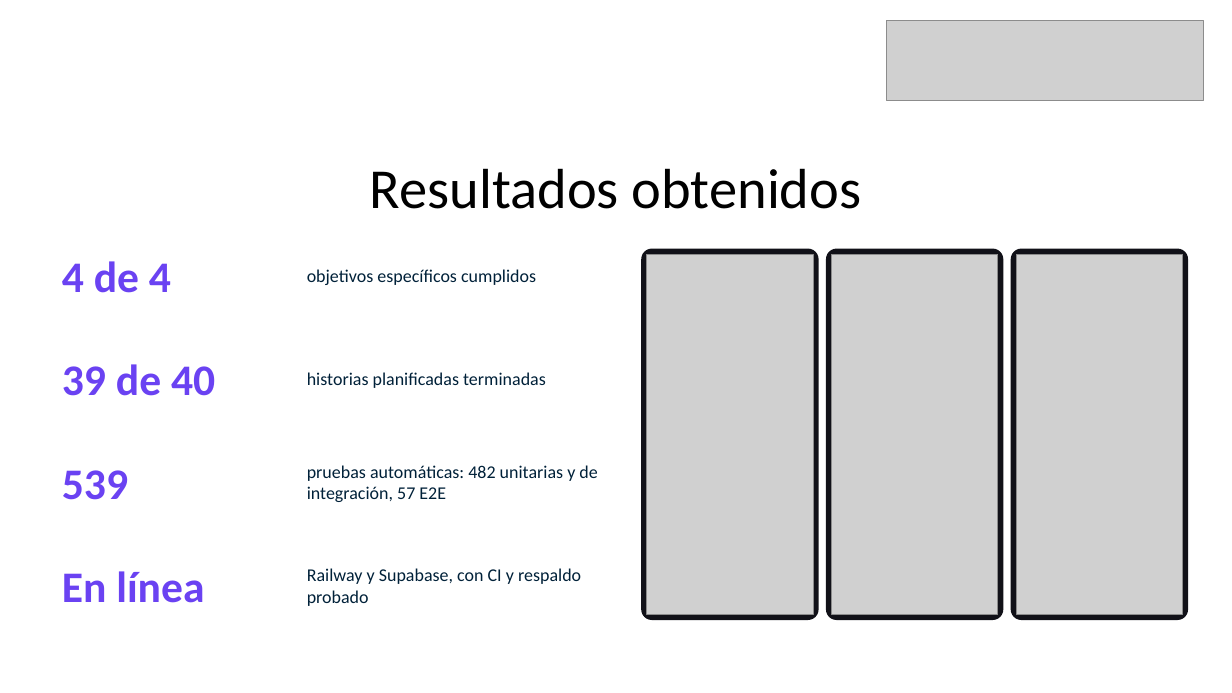
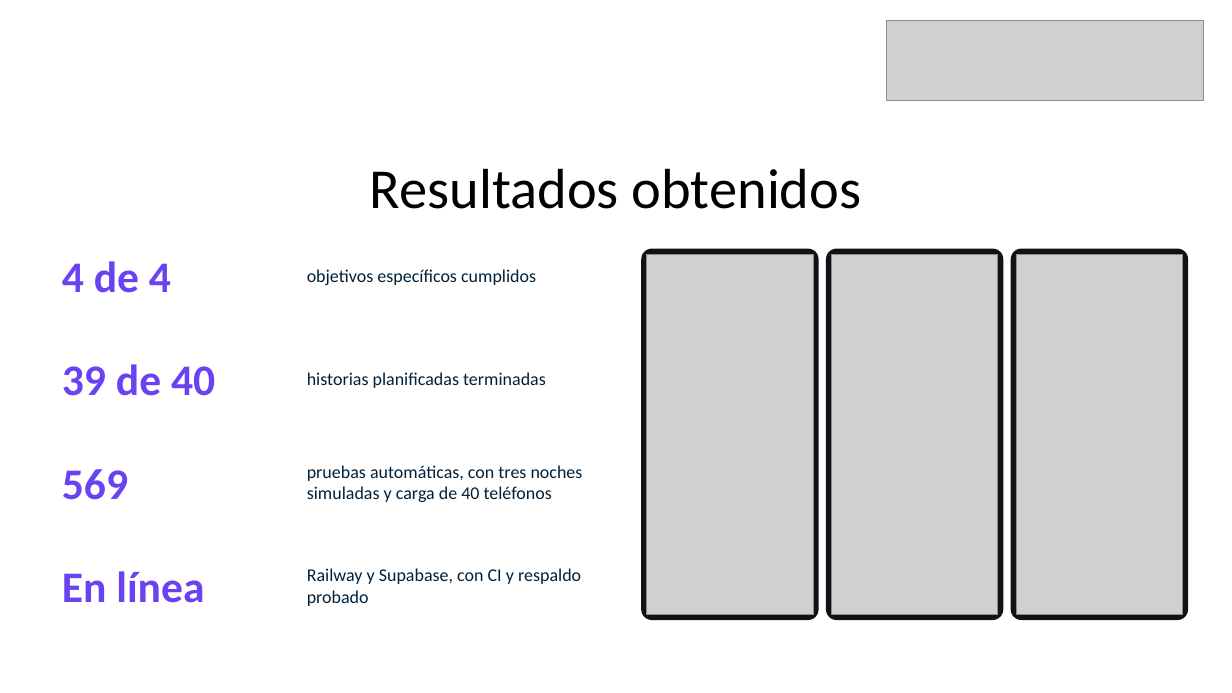
Before and after one commit to MiguelGaticaBestNick123/gesnoc, a slide deck: slide 13 of Fase 2/Evidencias proyecto/Presentación Proyecto.pptx. Drawn at 1232x693 pixels with LibreOffice and Linux fonts; fonts in the diff are those of the drawing; grey boxes stand for pictures. Boxes give left, top, right and bottom in pixels: in the first picture for what was removed or moved away, otherwise in the second. Text is boxed around its words. In the diff, an @@ line names an element or a change of style, - is before the commit and + after.

Commit message:
docs: README, compose y el ppt

```diff
--- a/Fase 2/Evidencias proyecto/Presentación Proyecto.pptx
+++ b/Fase 2/Evidencias proyecto/Presentación Proyecto.pptx
@@ text at <box>62,469,128,500</box>: text changed @@
-539
+569
@@ text at <box>307,465,583,502</box>: text changed @@
-pruebas automáticas: 482 unitarias y de integración, 57 E2E
+pruebas automáticas, con tres noches simuladas y carga de 40 teléfonos
```
Also in this commit, not shown: 2 other files.
